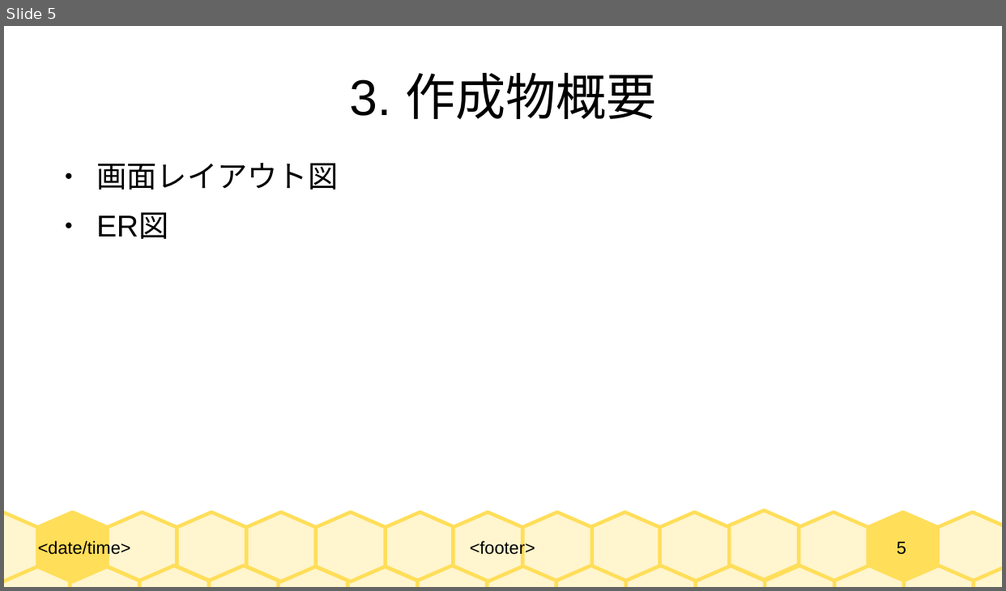
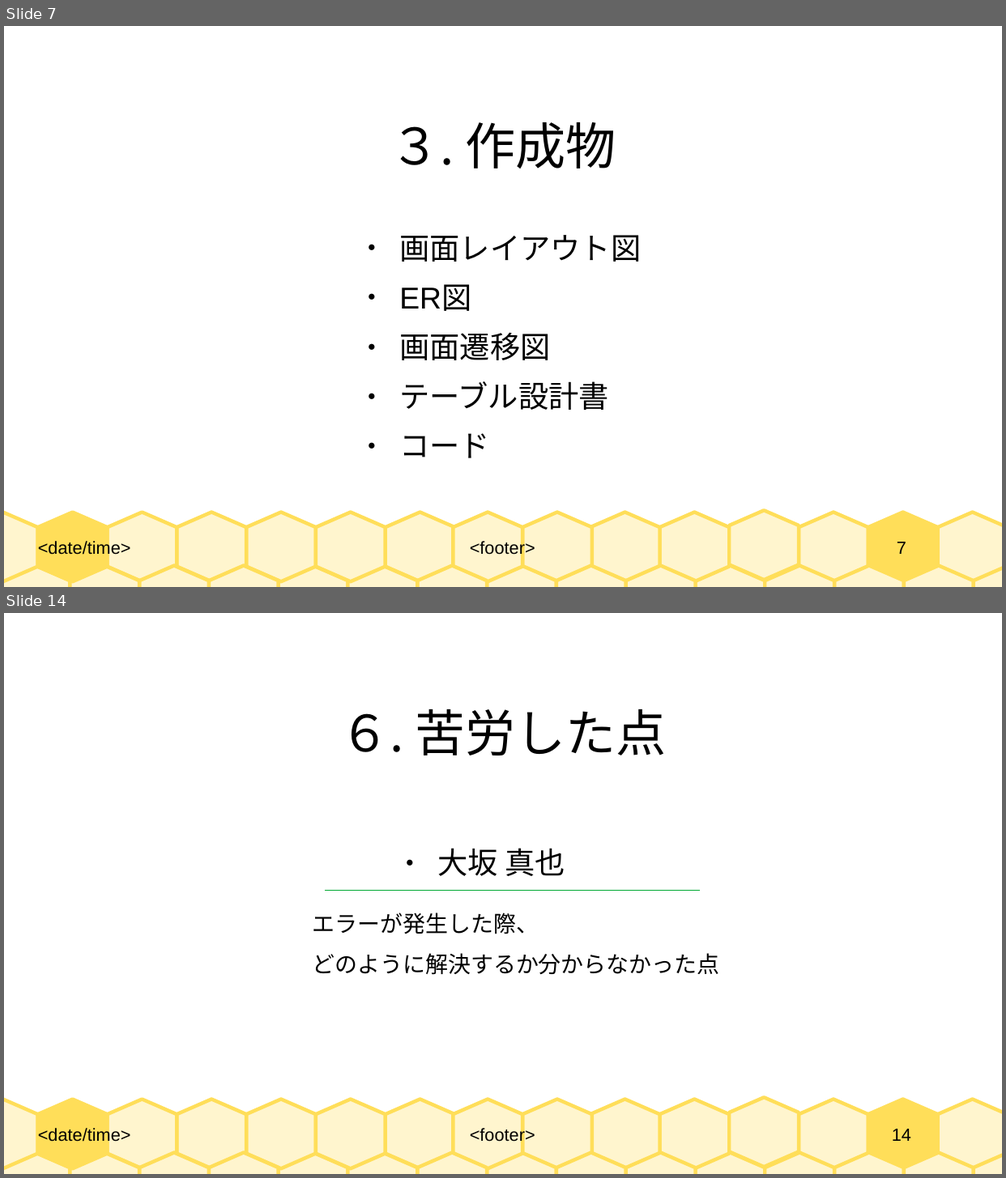
Before and after one commit to 2022java42-student008/LibraryProject, a slide deck: 図書管理システム - コピー.odp. Shown one above the other, each under a label of ours: slide 5 before the commit, slides 7 and 14 after it; the slides between them are not shown. The pictures are 1006x591 and 1006x1178 pixels, drawn with LibreOffice and Linux fonts; fonts in the diff are those of the drawing. Boxes give left, top, right and bottom in pixels: in the first picture for what was removed or moved away, otherwise in the second. Text is boxed around its words. In the diff, an @@ line names an element or a change of style, - is before the commit and + after.

```diff
--- a/図書管理システム - コピー.odp
+++ b/図書管理システム - コピー.odp
@@ slide 14 added at (4,613,1002,1174), background #FFFFFF; not listed: 33 template elements that a slide beside it also shows @@
@@ title added at (340,709,667,756), 40 pt, text #000000 @@
+６. 苦労した点
@@ text added at (437,848,565,876), 24 pt, text #000000 @@
+● 大坂 真也
@@ line added from (325, 890) to (700, 890), #00A933 0 pt @@
@@ text added at (313,913,720,975), 18 pt, text #000000 @@
+エラーが発生した際、
+どのように解決するか分からなかった点
@@ what was slide 5 is now slide 7 @@
@@ slide 7 changed as well @@
@@ title at (390,122,616,169): text changed; font Arial to Noto Sans CJK JP @@
-3. 作成物概要
+３. 作成物
@@ text "画面レイアウト図": place and size @@
-text "画面レイアウト図" at (96,163,338,239)
+text "画面レイアウト図" at (399,235,641,459)
@@ text at (399,332,609,459): paragraphs added @@
+● 画面遷移図
+● テーブル設計書
+● コード
@@ page number at (897,542,906,554): text changed @@
-5
+7
```
Also in this commit, not shown: 2 other slides changed, 15 other slides added, 1 slide removed.
